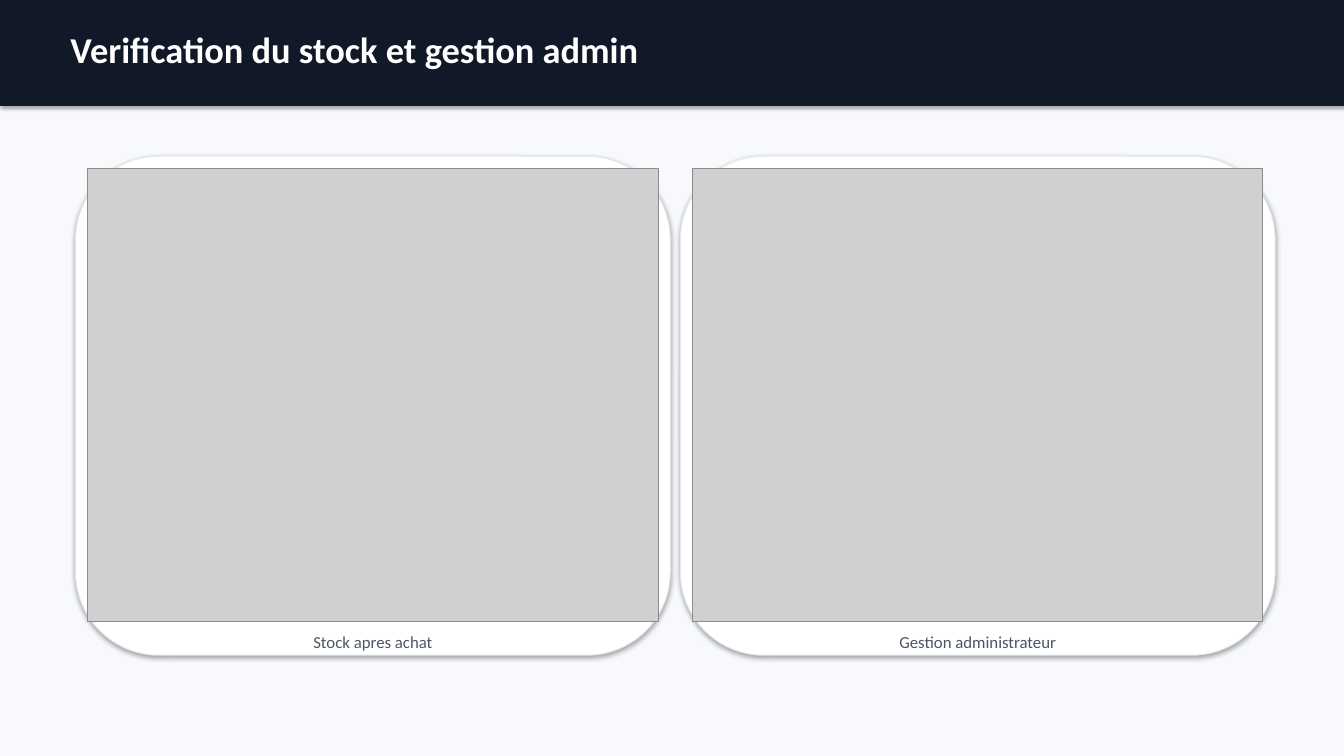
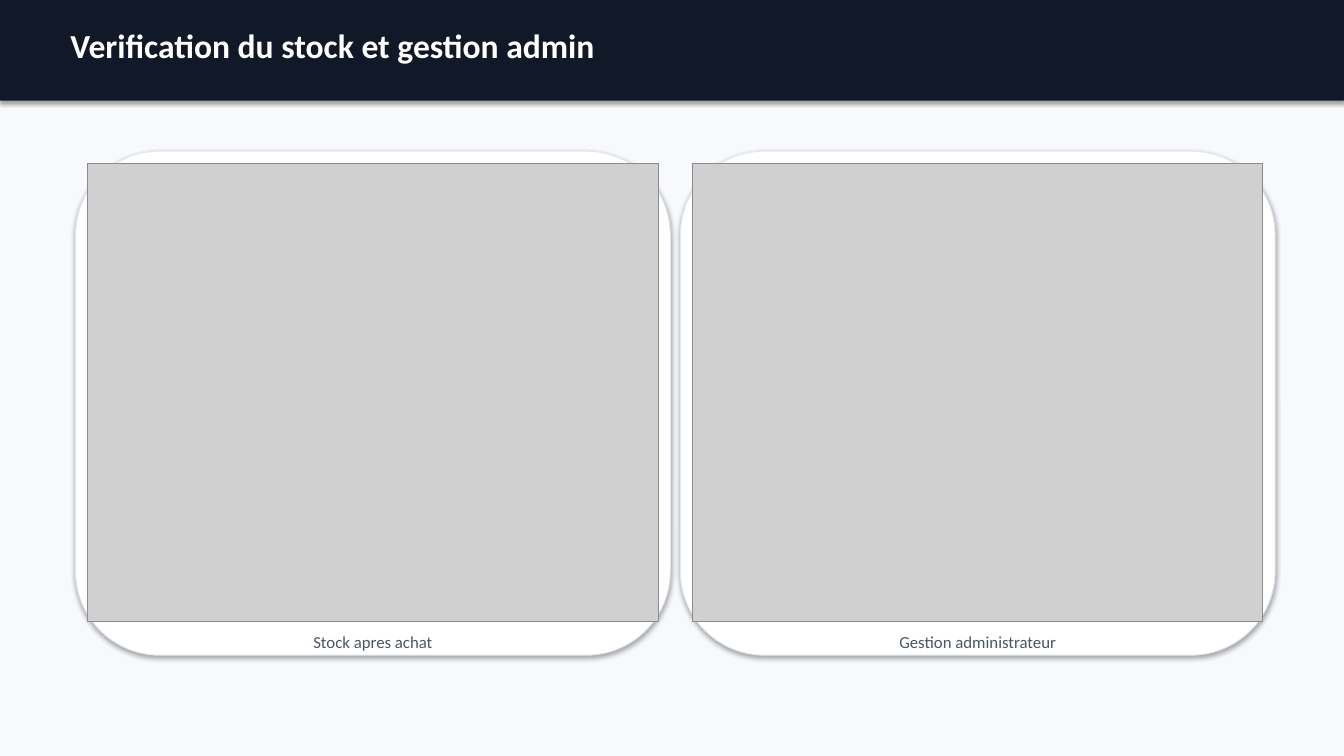
Before and after one commit to Djakumani/Projet-Python-Boutique, a slide deck: slide 11 of docs/presentation_soutenance_boutique.pptx (slide 5 before the commit). Drawn at 1344x756 pixels with LibreOffice and Linux fonts; fonts in the diff are those of the drawing; grey boxes stand for pictures. Boxes give left, top, right and bottom in pixels: in the first picture for what was removed or moved away, otherwise in the second. Text is boxed around its words. In the diff, an @@ line names an element or a change of style, - is before the commit and + after.

```diff
--- a/docs/presentation_soutenance_boutique.pptx
+++ b/docs/presentation_soutenance_boutique.pptx
@@ rectangle: place and size @@
-rectangle at (0, 0, 1344, 106)
+rectangle at (0, 0, 1344, 101)
@@ text "Verification du stock et gestion ..." at (70, 34, 594, 64): size 26 to 24 pt @@
@@ rounded rectangle: place and size @@
-rounded rectangle at (76, 156, 670, 655)
+rounded rectangle at (76, 151, 670, 655)
@@ picture: place and size @@
-picture at (88, 168, 658, 622)
+picture at (88, 163, 658, 622)
@@ rounded rectangle: place and size @@
-rounded rectangle at (681, 156, 1275, 655)
+rounded rectangle at (681, 151, 1275, 655)
@@ picture: place and size @@
-picture at (693, 168, 1263, 622)
+picture at (693, 163, 1263, 622)
```
Also in this commit, not shown: 4 other slides changed, 8 slides added, 2 slides removed, 5 other files.
